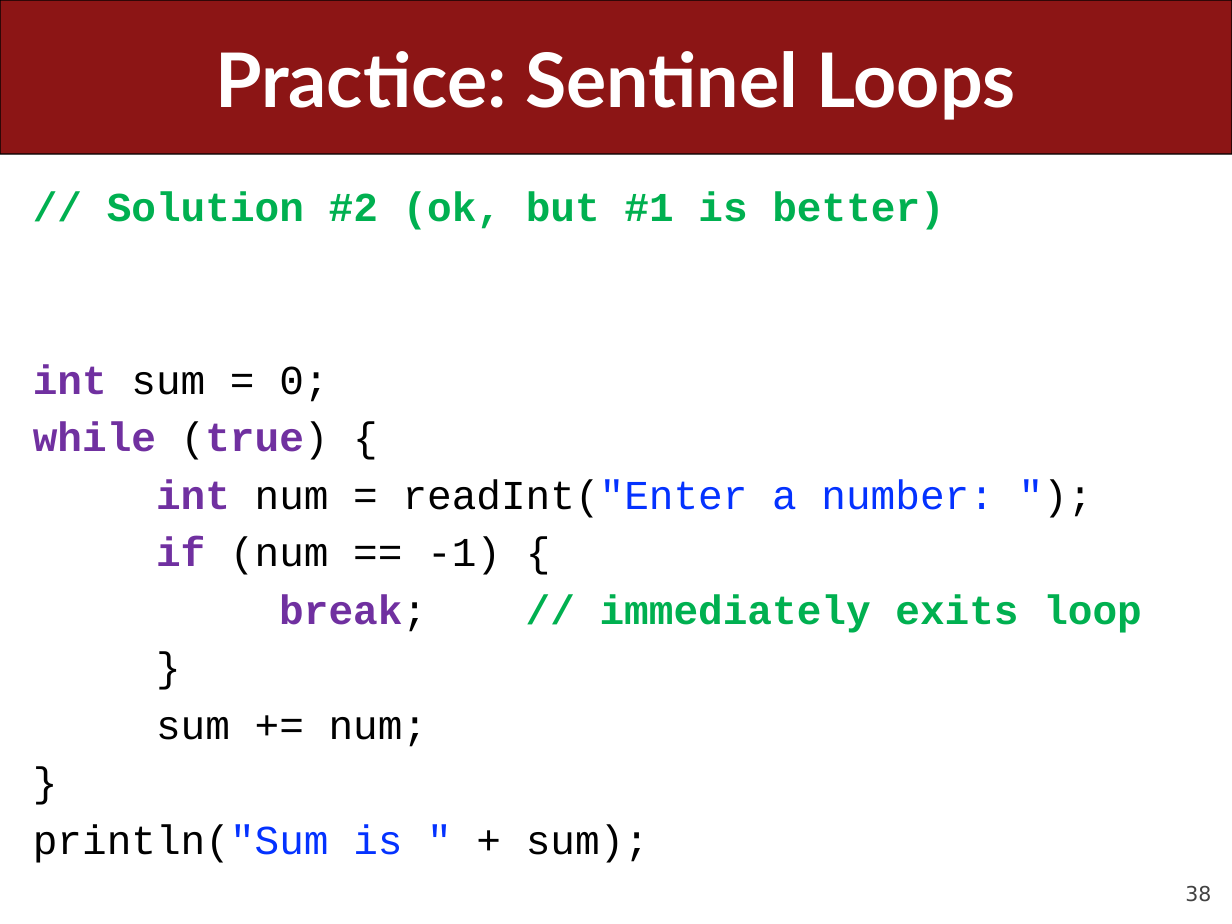
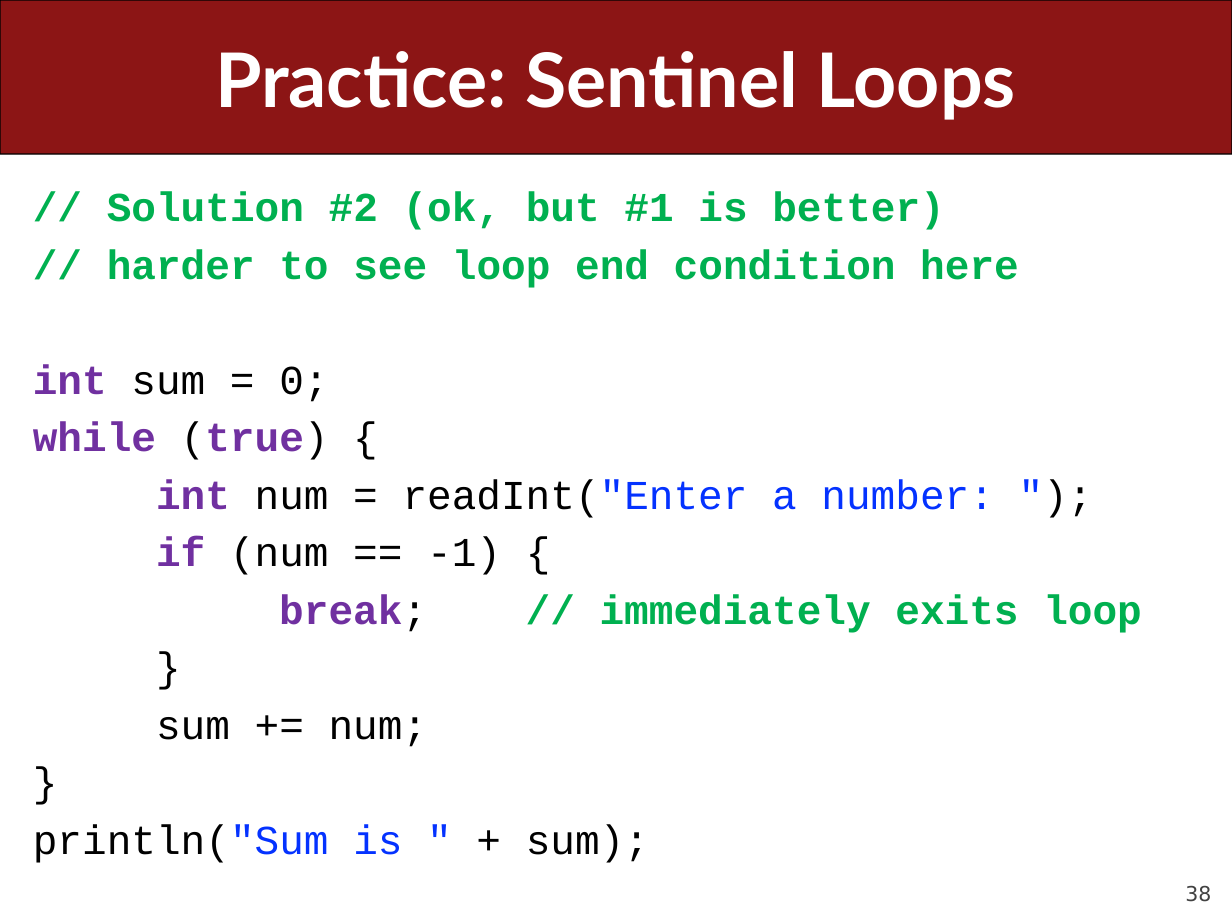
Before and after one commit to ckincaid17/cs106a-summer-2018, a slide deck: slide 38 of WWW/lectures/Lecture5/Lecture5.pptx. Drawn at 1232x924 pixels with LibreOffice and Linux fonts; fonts in the diff are those of the drawing. Boxes give left, top, right and bottom in pixels: in the first picture for what was removed or moved away, otherwise in the second. Text is boxed around its words. In the diff, an @@ line names an element or a change of style, - is before the commit and + after.

```diff
--- a/WWW/lectures/Lecture5/Lecture5.pptx
+++ b/WWW/lectures/Lecture5/Lecture5.pptx
@@ text at <box>107,249,1019,288</box>: paragraph added @@
+// harder to see loop end condition here
```
Also in this commit, not shown: 11 other slides changed, 45 slides removed, 4 other files.
